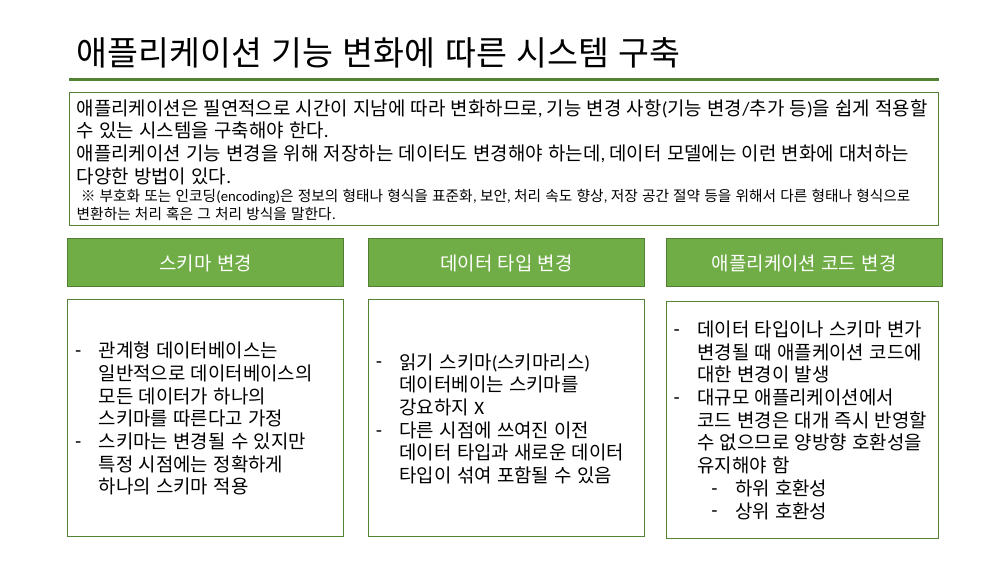
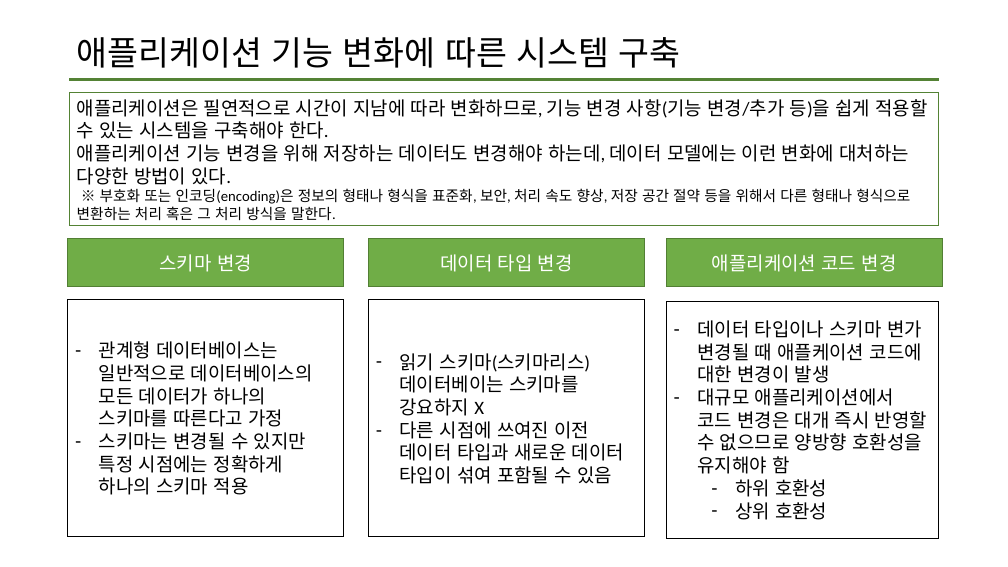
Before and after one commit to data-system-wiki/designing-data-intensive-applications, a slide deck: slide 2 of resources/chapter 4 summary.pptx. Drawn at 1008x567 pixels with LibreOffice and Linux fonts; fonts in the diff are those of the drawing. Boxes give left, top, right and bottom in pixels: in the first picture for what was removed or moved away, otherwise in the second. Text is boxed around its words. In the diff, an @@ line names an element or a change of style, - is before the commit and + after.

Commit message:
4장 2차 업데이트

```diff
--- a/resources/chapter 4 summary.pptx
+++ b/resources/chapter 4 summary.pptx
@@ outline #538234 1 pt to #000000 1 pt in 3 elements at box(68, 299, 344, 537), box(368, 299, 644, 537), box(666, 301, 938, 538) @@
```
Also in this commit, not shown: 5 other slides changed, 3 slides added.
